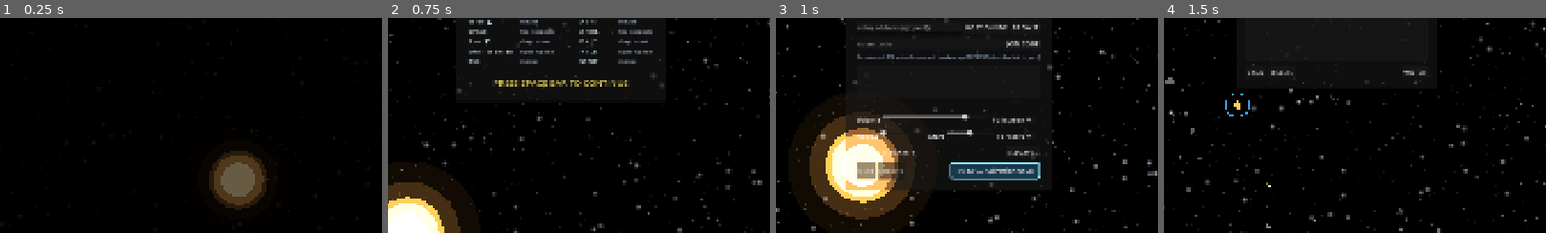
Above: before the commit, frames 1-4 (left to right).
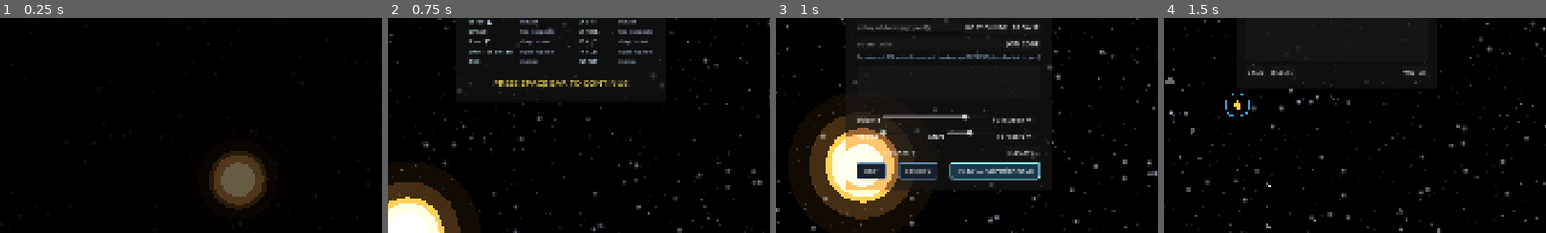
Above: after the commit, the same moments.

Repository: CryptoJones/XSpaceWar-AI
Game: Godot game, scene res://src/ui/main.tscn
The game is run twice, just before and just after one commit, with the same random seed, the same clock (stepped at 60 frames per second) and the same inputs.
Inputs (mouse positions are % of the whole screen's width and height, from its top left):
- Up to frame 1 (0.25 s): no input
- Up to frame 2 (0.75 s): tap Enter at 0.5 s; move the mouse to (72, 45) at 0.52 s; hold D from 0.53 s (still down); hold Enter from 0.53 s (still down); click (72, 45) at 0.67 s
- Up to frame 3 (1 s): keep holding D; keep holding Enter; tap Space at 0.77 s
- Up to frame 4 (1.5 s): release D at 1.25 s; release Enter at 1.25 s; click "REPLAYS…" at 1.25 s
The pictures show only the part of the screen within x 27-77%, y 50-100%; the shares and areas given below are measured in that part.

Frames 1-2 are identical in both runs. In frame 3, 1.6% of the frame differs, in the area x 21-43%, y 67-76%; in frame 4, nothing differs.

Commit message:
Menu button hierarchy + cinema-scale opening credits
- bottom row: QUIT left, CREDITS centered, PLAY right; QUIT/CREDITS get
  3px muted borders, PLAY keeps the 4px bright one (shared style helper)
- credits tripled to cinema scale; the title leads at 230px so it
  dwarfs the screen as the roll opens; scroll speed raised to match

Co-Authored-By: Claude Fable 5 <noreply@anthropic.com>

Diff:
--- a/src/ui/main.gd
+++ b/src/ui/main.gd
@@ -44,48 +44,49 @@
 var _replays_list: ItemList
 
 ## OPENING credits — the lineage this game stands on, rolled flat (no Star
-## Wars tilt) at boot and replayable via the CREDITS button.
+## Wars tilt) at boot and replayable via the CREDITS button. The title leads
+## at a size that dwarfs the screen, everything else at cinema scale.
 ## Format: [text, font_size, tier] — tier 0 title / 1 header / 2 name / 3 dim.
 const CREDITS_LINES := [
-	["XSPACEWAR-AI", 40, 0],
-	["a 2026 reimagining", 14, 3],
-	["", 20, 3],
-	["— STANDING ON THE SHOULDERS OF —", 20, 1],
-	["", 8, 3],
-	["SPACEWAR!   (1962, MIT PDP-1)", 22, 1],
-	["Steve Russell · Martin Graetz · Wayne Wiitanen", 18, 2],
-	["Peter Samson · Dan Edwards · Alan Kotok", 18, 2],
-	["", 12, 3],
-	["PDP-11 NETWORKED PORT   (1974)", 22, 1],
-	["Bill Seiler · Larry Bryant", 18, 2],
-	["", 12, 3],
-	["XSPACEWAR 1.2   (1992, X11)", 22, 1],
-	["Ron Frederick", 18, 2],
-	["an early serverless networked multiplayer game", 14, 3],
-	["github.com/ronf  ·  timeheart.net/spacewar", 14, 3],
-	["", 20, 3],
-	["— THIS GAME —", 20, 1],
-	["", 12, 3],
-	["EXECUTIVE PRODUCER", 22, 1],
-	["Trevor Flurry", 18, 2],
-	["", 12, 3],
-	["ARCHITECTURE & DESIGN", 22, 1],
-	["Aaron K. Clark (CryptoJones)", 18, 2],
-	["", 12, 3],
-	["PROGRAMMING", 22, 1],
-	["Claude Fable 5", 18, 2],
-	["", 12, 3],
-	["engine: Godot 4 — every pixel and sound procedurally generated", 14, 3],
-	["", 20, 3],
-	["SPECIAL THANKS", 22, 1],
-	["John Van Lowe (JVL)", 18, 2],
-	["for all the nights in 90s-era Dickinson, Texas", 14, 3],
-	["HTMFPWGCBNOTDOD!", 14, 3],
-	["", 20, 3],
-	["Source Code Available At:", 14, 3],
-	["https://github.com/CryptoJones/XSpaceWar-AI", 16, 2],
-	["", 8, 3],
-	["Apache 2.0 License", 14, 3],
+	["XSPACEWAR-AI", 230, 0],
+	["a 2026 reimagining", 42, 3],
+	["", 60, 3],
+	["— STANDING ON THE SHOULDERS OF —", 60, 1],
+	["", 24, 3],
+	["SPACEWAR!   (1962, MIT PDP-1)", 66, 1],
+	["Steve Russell · Martin Graetz · Wayne Wiitanen", 54, 2],
+	["Peter Samson · Dan Edwards · Alan Kotok", 54, 2],
+	["", 36, 3],
+	["PDP-11 NETWORKED PORT   (1974)", 66, 1],
+	["Bill Seiler · Larry Bryant", 54, 2],
+	["", 36, 3],
+	["XSPACEWAR 1.2   (1992, X11)", 66, 1],
+	["Ron Frederick", 54, 2],
+	["an early serverless networked multiplayer game", 42, 3],
+	["github.com/ronf  ·  timeheart.net/spacewar", 42, 3],
+	["", 60, 3],
+	["— THIS GAME —", 60, 1],
+	["", 36, 3],
+	["EXECUTIVE PRODUCER", 66, 1],
+	["Trevor Flurry", 54, 2],
+	["", 36, 3],
+	["ARCHITECTURE & DESIGN", 66, 1],
+	["Aaron K. Clark (CryptoJones)", 54, 2],
+	["", 36, 3],
+	["PROGRAMMING", 66, 1],
+	["Claude Fable 5", 54, 2],
+	["", 36, 3],
+	["engine: Godot 4 — every pixel and sound procedurally generated", 42, 3],
+	["", 60, 3],
+	["SPECIAL THANKS", 66, 1],
+	["John Van Lowe (JVL)", 54, 2],
+	["for all the nights in 90s-era Dickinson, Texas", 42, 3],
+	["HTMFPWGCBNOTDOD!", 42, 3],
+	["", 60, 3],
+	["Source Code Available At:", 42, 3],
+	["https://github.com/CryptoJones/XSpaceWar-AI", 48, 2],
+	["", 24, 3],
+	["Apache 2.0 License", 42, 3],
 ]
 
 const SETTINGS_PATH := "user://settings.cfg"
@@ -117,7 +118,7 @@
 	# Credits roll scrolls up and ends past its own height; splash prompt blinks.
 	if _credits.visible:
 		var vp := get_viewport().get_visible_rect().size
-		_credits_y -= 62.0 * dt
+		_credits_y -= 190.0 * dt  # cinema-scale text wants a brisker roll
 		_credits_box.position = Vector2((vp.x - _credits_box.size.x) * 0.5, _credits_y)
 		if _credits_y < -_credits_box.size.y - 40.0:
 			_end_credits()
@@ -358,39 +359,51 @@
 	replay_row.add_child(replay_btn)
 	box.add_child(replay_row)
 
-	# Bottom row: QUIT and CREDITS on the left, PLAY (the primary action,
-	# dressed to draw the eye) on the right.
+	# Bottom row: QUIT left, CREDITS centered, PLAY right. All three wear
+	# borders; PLAY's is thickest and brightest so it owns the eye.
 	var bottom_row := HBoxContainer.new()
 	var quit := Button.new()
 	quit.text = "QUIT"
 	quit.pressed.connect(_on_quit_pressed)
+	_apply_button_border(quit, 3, false)
 	bottom_row.add_child(quit)
+	var spacer_l := Control.new()
+	spacer_l.size_flags_horizontal = Control.SIZE_EXPAND_FILL
+	bottom_row.add_child(spacer_l)
 	var credits_btn := Button.new()
 	credits_btn.text = "CREDITS"
 	credits_btn.pressed.connect(_on_credits_pressed)
+	_apply_button_border(credits_btn, 3, false)
 	bottom_row.add_child(credits_btn)
-	var spacer := Control.new()
-	spacer.size_flags_horizontal = Control.SIZE_EXPAND_FILL
-	bottom_row.add_child(spacer)
+	var spacer_r := Control.new()
+	spacer_r.size_flags_horizontal = Control.SIZE_EXPAND_FILL
+	bottom_row.add_child(spacer_r)
 	var play := Button.new()
 	play.text = "PLAY — Skirmish vs AI"
 	play.pressed.connect(_on_play_pressed)
 	play.add_theme_font_size_override("font_size", 18)
+	_apply_button_border(play, 4, true)
+	bottom_row.add_child(play)
+	box.add_child(bottom_row)
+
+	add_child(_menu)
+
+func _apply_button_border(btn: Button, width: int, bright: bool) -> void:
 	for state in ["normal", "hover", "pressed", "focus"]:
 		var sb := StyleBoxFlat.new()
-		sb.bg_color = Color(0.10, 0.22, 0.30) if state != "hover" else Color(0.14, 0.30, 0.40)
-		sb.border_color = Color(0.55, 0.95, 1.0) if state != "pressed" else Color(1.0, 1.0, 1.0)
-		sb.set_border_width_all(4)
+		if bright:
+			sb.bg_color = Color(0.10, 0.22, 0.30) if state != "hover" else Color(0.14, 0.30, 0.40)
+			sb.border_color = Color(0.55, 0.95, 1.0) if state != "pressed" else Color(1.0, 1.0, 1.0)
+		else:
+			sb.bg_color = Color(0.09, 0.13, 0.18) if state != "hover" else Color(0.12, 0.18, 0.24)
+			sb.border_color = Color(0.40, 0.55, 0.70) if state != "pressed" else Color(0.8, 0.9, 1.0)
+		sb.set_border_width_all(width)
 		sb.set_corner_radius_all(6)
 		sb.content_margin_left = 18.0
 		sb.content_margin_right = 18.0
 		sb.content_margin_top = 8.0
 		sb.content_margin_bottom = 8.0
-		play.add_theme_stylebox_override(state, sb)
-	bottom_row.add_child(play)
-	box.add_child(bottom_row)
-
-	add_child(_menu)
+		btn.add_theme_stylebox_override(state, sb)
 
 # --------------------------------------------------------------------------
 # Splash + credits (boot: credits roll -> splash -> menu)
